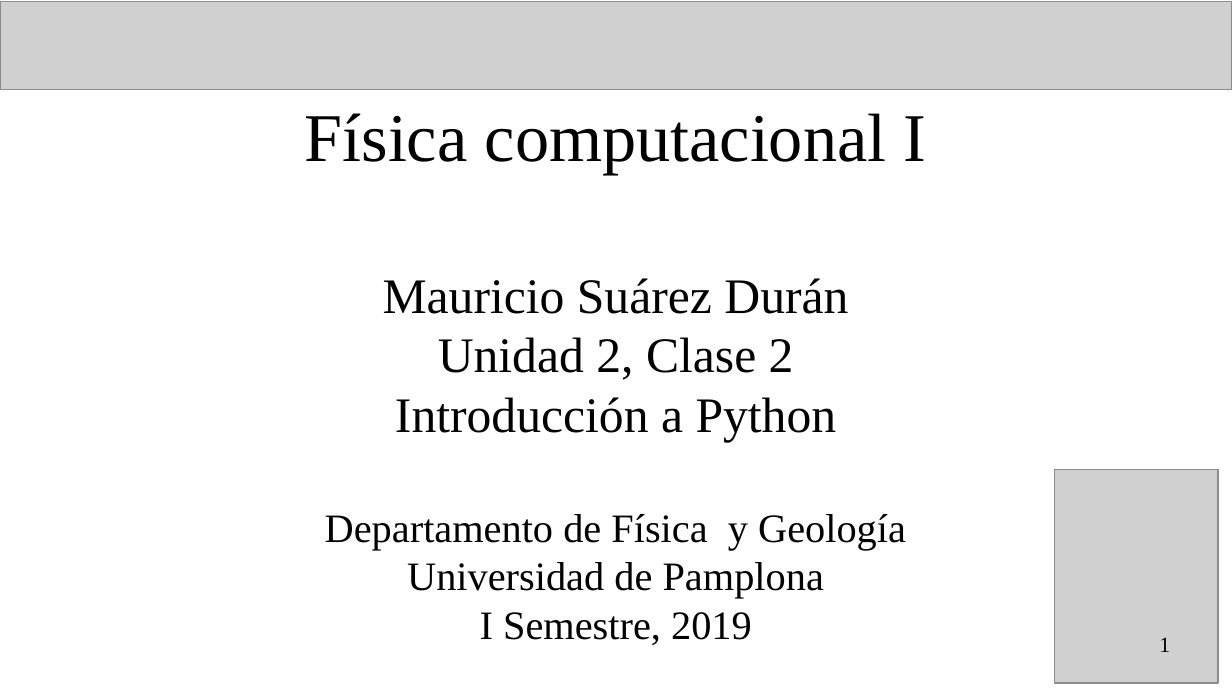
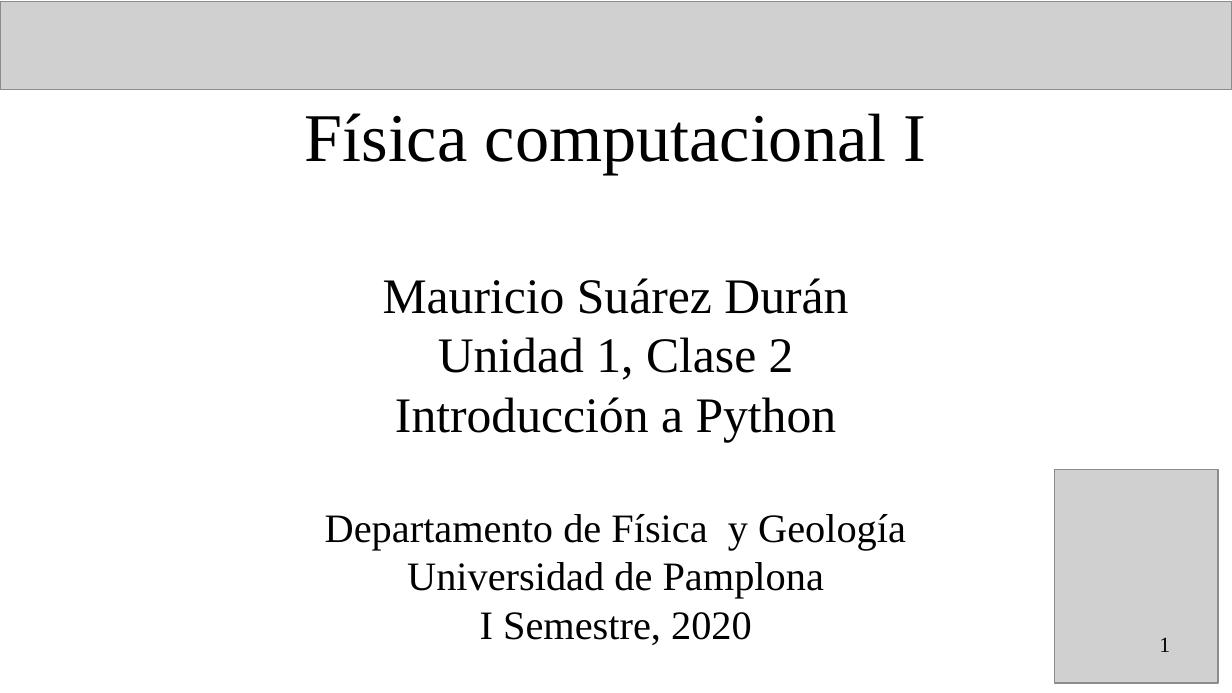
Before and after one commit to fiscompunipamplona/unid2_introPython, a slide deck: slide 1 of clases/clase-introPython_2.odp. Drawn at 1232x693 pixels with LibreOffice and Linux fonts; fonts in the diff are those of the drawing; grey boxes stand for pictures. Boxes give left, top, right and bottom in pixels: in the first picture for what was removed or moved away, otherwise in the second. Text is boxed around its words. In the diff, an @@ line names an element or a change of style, - is before the commit and + after.

```diff
--- a/clases/clase-introPython_2.odp
+++ b/clases/clase-introPython_2.odp
@@ subtitle at (438,337,794,380): text changed @@
-Unidad 2, Clase 2
+Unidad 1, Clase 2
@@ subtitle at (480,612,752,645): text changed @@
-I Semestre, 2019
+I Semestre, 2020
```
Also in this commit, not shown: 1 other file.
